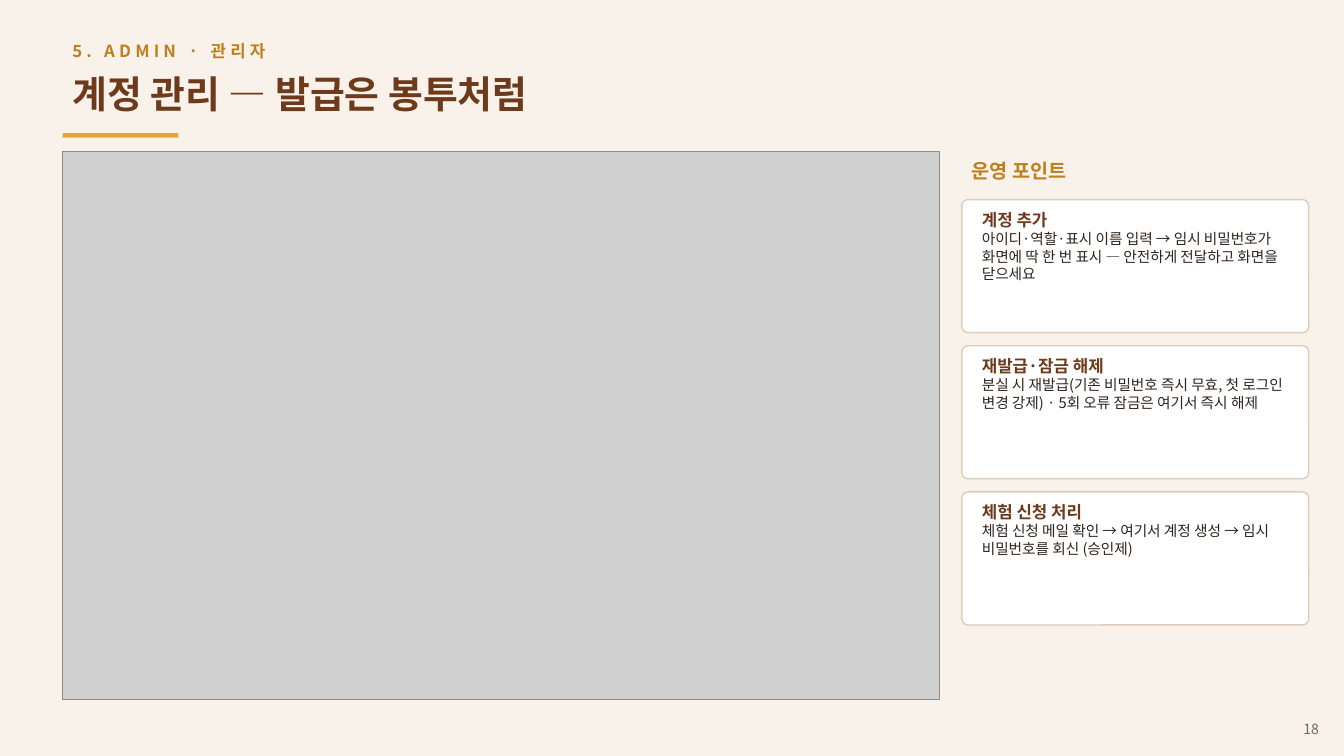
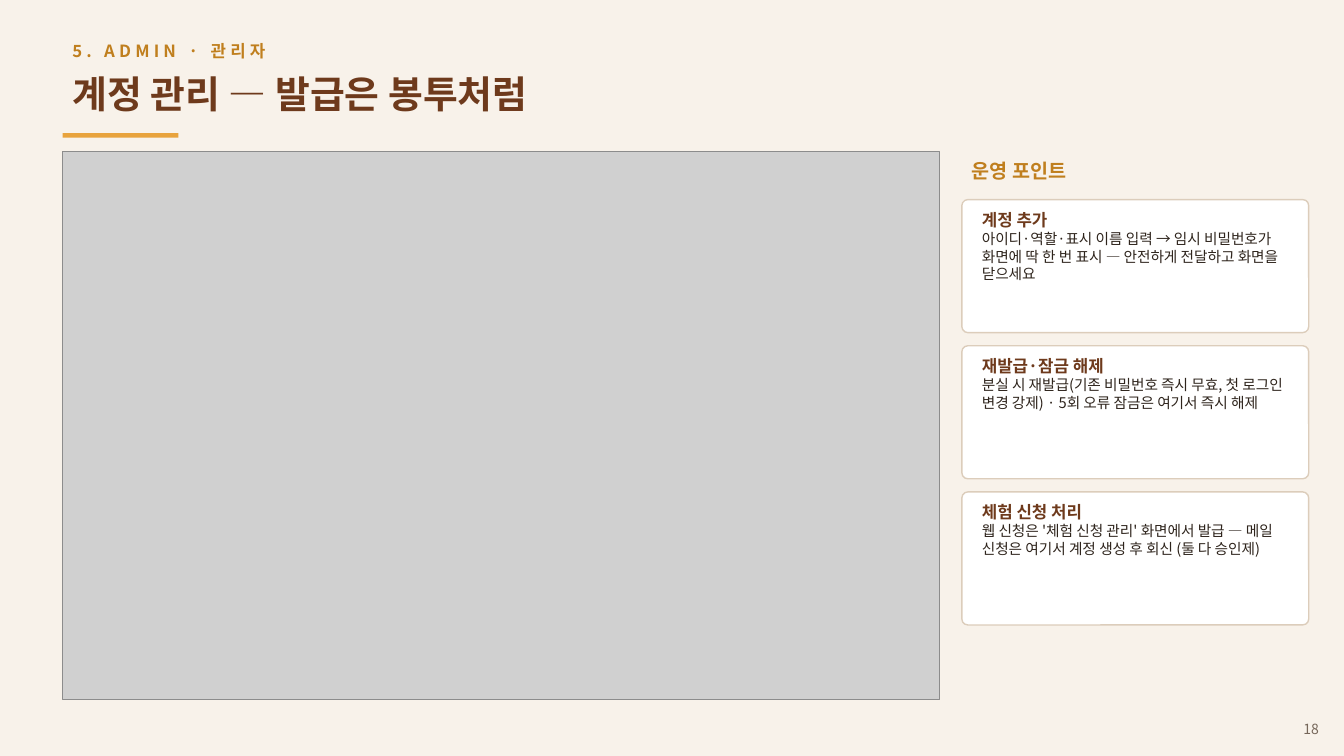
Before and after one commit to asclhg-web/thirdbrain-web, a slide deck: slide 18 of docs/presentations/AX_Operations_Manual_v2.pptx. Drawn at 1344x756 pixels with LibreOffice and Linux fonts; fonts in the diff are those of the drawing; grey boxes stand for pictures. Boxes give left, top, right and bottom in pixels: in the first picture for what was removed or moved away, otherwise in the second. Text is boxed around its words. In the diff, an @@ line names an element or a change of style, - is before the commit and + after.

```diff
--- a/docs/presentations/AX_Operations_Manual_v2.pptx
+++ b/docs/presentations/AX_Operations_Manual_v2.pptx
@@ text at [982,504,1273,557]: text changed @@
-체험 신청 처리
-체험 신청 메일 확인 → 여기서 계정 생성 → 임시 비밀번호를 회신 (승인제)
+체험 신청 처리
+웹 신청은 '체험 신청 관리' 화면에서 발급 — 메일 신청은 여기서 계정 생성 후 회신 (둘 다 승인제)
```
Also in this commit, not shown: 9 other slides changed, 3 slides added, 1 other file.
